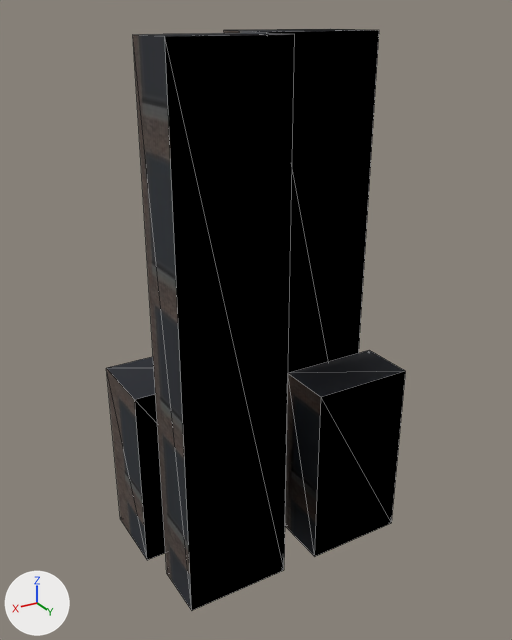
What one commit did to the glTF model assets/models/city_block_12345_6_18.glb.
Before and after are seen from a 50 mm camera at (5.28, 8.62, 8.21) aimed at (0.08, -0.05, 3.87). Every picture has the same lights, and +X, +Y and +Z are marked at lower left. The older version comes first. Mesh edges are drawn as thin lines. Vertices at exactly the same position are counted once.

In view in the first picture: 'block_18'.
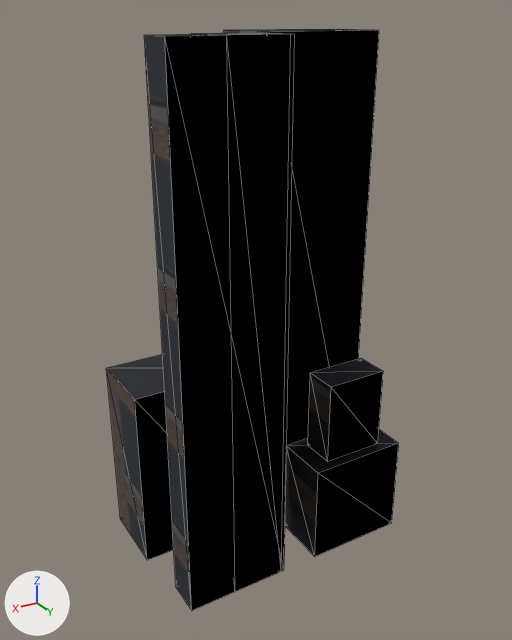
What differs and where, as boxes (x1, y1, x2, y2) in the pictures (512 x 640 px; the box of a moved part takes in the faces that stretch with it):
```json
{"object": "block_18", "change": "reshaped", "before": [106, 29, 406, 611], "after": [106, 29, 399, 611]}
{"part": 1, "of": "me_block_18", "change": "added", "after": [308, 358, 383, 462]}
{"part": 2, "of": "me_block_18", "change": "added", "after": [191, 33, 291, 592]}
{"part": 3, "of": "me_block_18", "change": "moved or reshaped", "before": [285, 350, 406, 557], "after": [285, 429, 399, 557]}
{"part": 4, "of": "me_block_18", "change": "moved or reshaped", "before": [133, 33, 290, 610], "after": [144, 33, 290, 610]}
```

Scene script edits in JSON lines:
```json
{"block": "me_block_18", "where": "# used by ob_block_18; location = (0.0, 0.0, 0.0)"}
{"block": "me_block_18", "where": "# verts and faces of me_block_18; kept vertices keep their numbers, new ones are numbered from 32"}
{"block": "me_block_18", "where": "# before: 4 (-1.95, 1.2, 3.0) at pixel (405, 371), 5 (-1.95, 0.3, 3.0) at pixel (369, 350), 6 (-0.3, 0.3, 3.0) at pixel (287, 373), 7 (-0.3, 1.2, 3.0) at pixel (321, 397)"}
{"block": "me_block_18", "where": "# before: 17 (1.95, 0.3, 0.0) at pixel (166, 573), 18 (0.3, 0.3, 0.0), 21 (0.3, 0.3, 8.0) at pixel (255, 32), 22 (1.95, 0.3, 8.0) at pixel (132, 34)"}
{"op": "remove", "block": "me_block_18", "code": "me_block_18.from_pydata(...)  # 32 vertices, 48 faces; spans x -2.1..2.1, y -1.35..1.2, z 0.0..8.0"}
{"op": "add", "block": "me_block_18", "code": "me_block_18.from_pydata(...)  # 48 vertices, 72 faces; spans x -2.1..2.1, y -1.35..1.2, z 0.0..8.0"}
{"block": "me_block_18", "change": "me_block_18 part 1: a new loose piece, a box spanning x -1.64..-0.61, y 0.47..1.03, z 1.65..3.0, in mat_tier1 (picture img_image_0)"}
{"block": "me_block_18", "change": "me_block_18 part 2: a new loose piece, a box spanning x 0.36..1.21, y 0.3..1.2, z 0.0..8.0, in mat_tier1_002 (picture img_image_0)"}
{"block": "me_block_18", "change": "me_block_18 part 3"}
{"op": "add", "block": "me_block_18", "code": "for i in [*range(4, 8)]: verts[i] += (0.0, 0.0, -1.35)"}
{"block": "me_block_18", "change": "me_block_18 part 4"}
{"op": "add", "block": "me_block_18", "code": "for i in [17, 18, 21, 22]: verts[i] += (0.0, 0.34, 0.0)"}
```
